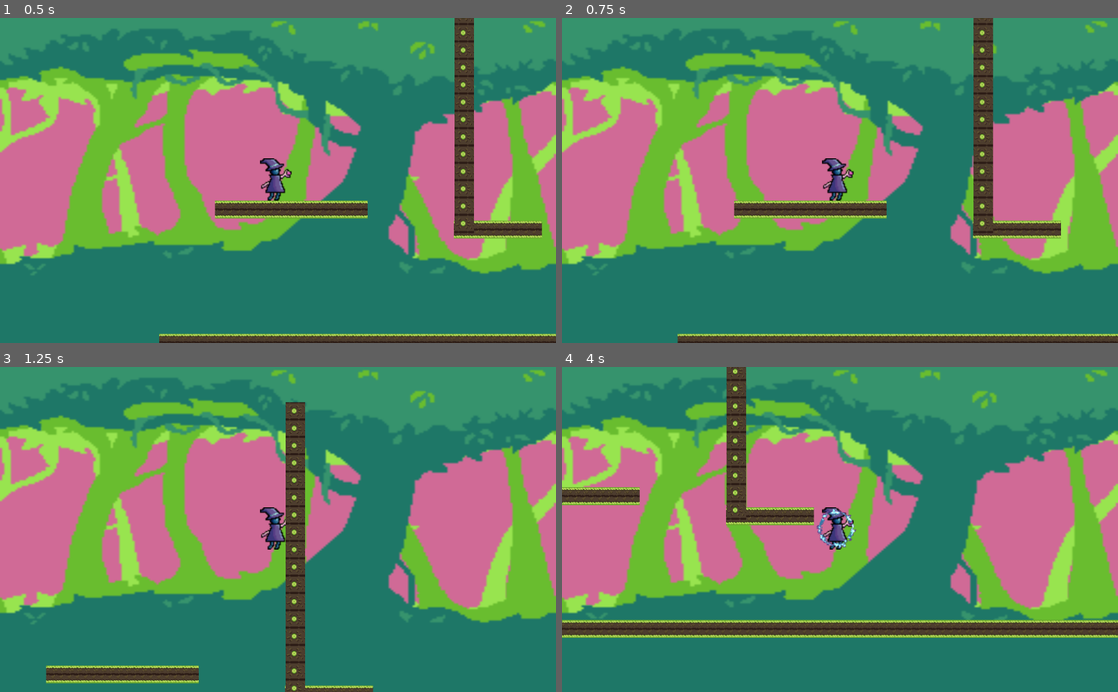
Above: before the commit, frames 1-4 (two rows, left to right).
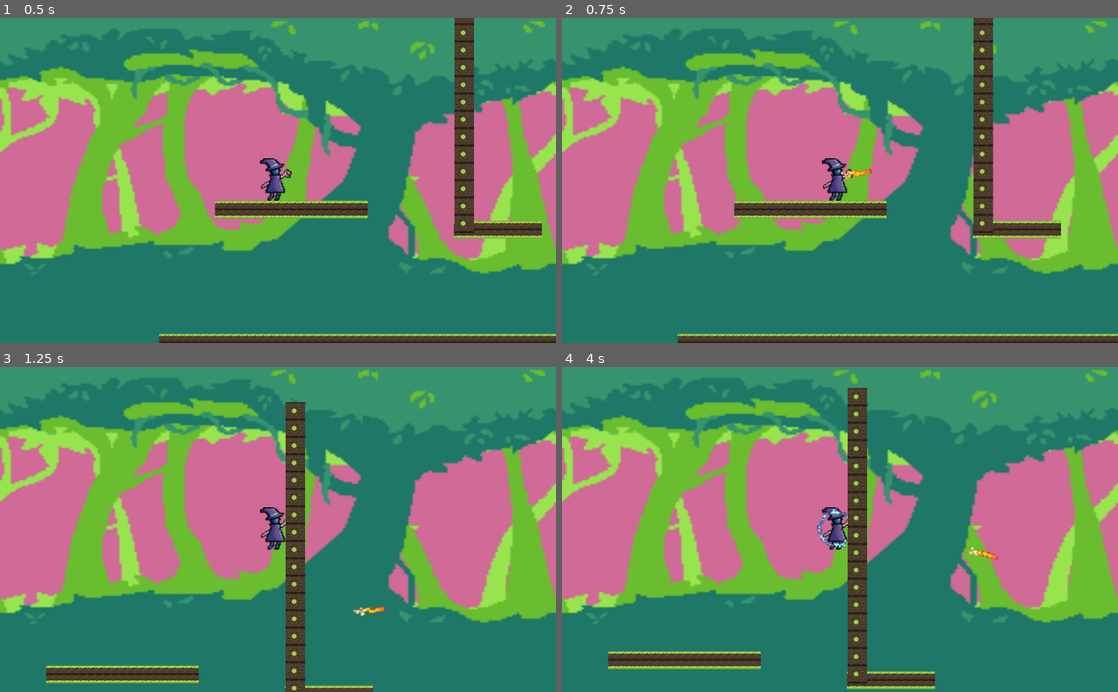
Above: after the commit, the same moments.

Repository: msotozuniga/Memo
Game: Godot game, scene res://scenes/l_i.tscn
Same seed, same stepped clock (60 frames per second), same inputs: the game is played once before the commit and once after it.
Inputs (mouse positions are in pixels of both pictures, inside the frame that each line leads up to):
- Up to frame 1 (0.5 s): no input
- Up to frame 2 (0.75 s): tap Enter at 0.5 s; move the mouse to (962, 164) at 0.52 s; hold D (move_right) from 0.53 s (still down); right-click (962, 164) at 0.6 s
- Up to frame 3 (1.25 s): keep holding D (move_right); tap Space (jump) at 0.77 s; click (400, 513) at 0.8 s
- Up to frame 4 (4 s): move the mouse to (728, 545) at 1.27 s; click (728, 545) at 1.35 s; tap Space (jump) at 1.52, 3.02, 3.77 s; right-click (728, 545) at 1.55 s; move the mouse to (895, 458) at 2.02 s; release D (move_right) at 2.03 s; hold A (move_left) 2.03-2.78 s; right-click (895, 458) at 2.1 s; click (895, 458) at 2.3 s; move the mouse to (812, 594) at 2.77 s; hold D (move_right) from 2.78 s (still down); click (812, 594) at 2.85 s; right-click (812, 594) at 3.05 s; move the mouse to (1006, 578) at 3.52 s; right-click (1006, 578) at 3.6 s; click (1006, 578) at 3.8 s

Frame 1 is identical in both runs. In frame 2, less than 0.1% of the frame differs, in the area x 50-56%, y 46-50%; in frame 3, 0.1%; in frame 4, 14%, in the area x 0-100%, y 0-100%.
Error before the commit: Attempt to call function 'set_one_shot' in base 'null instance' on a null instance. (res://scripts/player.gd:17)

Commit message:
Disparar fuego

Diff:
--- a/scenes/camera_l1.tscn
+++ b/scenes/camera_l1.tscn
@@ -1,8 +1,9 @@
 [gd_scene load_steps=9 format=2]
 
-[ext_resource path="res://sprites/forest/2.png" type="Texture" id=1]
-[ext_resource path="res://sprites/forest/1.png" type="Texture" id=2]
-[ext_resource path="res://sprites/forest/3.png" type="Texture" id=3]
+[ext_resource path="res://sprites/scenery/2.png" type="Texture" id=1]
+[ext_resource path="res://sprites/scenery/1.png" type="Texture" id=2]
+[ext_resource path="res://sprites/scenery/3.png" type="Texture" id=3]
+
 
 [sub_resource type="CameraTexture" id=1]
 
--- /dev/null
+++ b/scenes/fire_projectile.tscn
@@ -0,0 +1,45 @@
+[gd_scene load_steps=5 format=2]
+
+[ext_resource path="res://sprites/vfx/prt/fire_ball.png" type="Texture" id=1]
+[ext_resource path="res://scripts/fire_projectile.gd" type="Script" id=2]
+
+[sub_resource type="CapsuleShape2D" id=1]
+radius = 11.0141
+height = 44.0327
+
+[sub_resource type="Animation" id=2]
+resource_name = "moving"
+length = 1.03333
+loop = true
+step = 0.0166667
+tracks/0/type = "value"
+tracks/0/path = NodePath("Sprite:frame")
+tracks/0/interp = 1
+tracks/0/loop_wrap = true
+tracks/0/imported = false
+tracks/0/enabled = true
+tracks/0/keys = {
+"times": PoolRealArray( 0, 0.0166667, 0.0333333, 0.05, 0.0666667, 0.0833333, 0.1, 0.116667, 0.133333, 0.15, 0.166667, 0.183333, 0.2, 0.216667, 0.233333, 0.25, 0.266667, 0.283333, 0.3, 0.316667, 0.333333, 0.35, 0.366667, 0.383333, 0.4, 0.416667, 0.433333, 0.45, 0.466667, 0.483333, 0.5, 0.516667, 0.533333, 0.55, 0.566667, 0.583333, 0.6, 0.616667, 0.633333, 0.65, 0.666667, 0.683333, 0.7, 0.716667, 0.733333, 0.75, 0.766667, 0.783333, 0.8, 0.816667, 0.833333, 0.85, 0.866667, 0.883333, 0.9, 0.916667, 0.933333, 0.95, 0.966667, 0.983333, 1, 1.01667 ),
+"transitions": PoolRealArray( 1, 1, 1, 1, 1, 1, 1, 1, 1, 1, 1, 1, 1, 1, 1, 1, 1, 1, 1, 1, 1, 1, 1, 1, 1, 1, 1, 1, 1, 1, 1, 1, 1, 1, 1, 1, 1, 1, 1, 1, 1, 1, 1, 1, 1, 1, 1, 1, 1, 1, 1, 1, 1, 1, 1, 1, 1, 1, 1, 1, 1, 1 ),
+"update": 1,
+"values": [ 0, 1, 2, 3, 4, 5, 6, 7, 8, 9, 10, 11, 12, 13, 14, 15, 16, 17, 18, 19, 20, 21, 22, 23, 24, 25, 26, 27, 28, 29, 30, 31, 32, 33, 34, 35, 36, 37, 38, 39, 40, 41, 42, 43, 44, 45, 46, 47, 48, 49, 50, 51, 52, 53, 54, 55, 56, 57, 58, 59, 59, 59 ]
+}
+
+[node name="Area2D" type="Area2D"]
+rotation = -1.06291
+angular_damp = 0.0
+script = ExtResource( 2 )
+
+[node name="CollisionShape2D" type="CollisionShape2D" parent="."]
+position = Vector2( -1.18921, 0 )
+rotation = 1.5708
+shape = SubResource( 1 )
+
+[node name="Sprite" type="Sprite" parent="."]
+position = Vector2( 1.18932, -2.97301 )
+scale = Vector2( 1.52028, 1.24156 )
+texture = ExtResource( 1 )
+hframes = 60
+
+[node name="flying" type="AnimationPlayer" parent="."]
+anims/moving = SubResource( 2 )
--- a/scenes/l_i.tscn
+++ b/scenes/l_i.tscn
@@ -2,8 +2,8 @@
 
 [ext_resource path="res://scenes/player.tscn" type="PackedScene" id=1]
 [ext_resource path="res://scripts/player.gd" type="Script" id=2]
-[ext_resource path="res://sprites/forest/tiles_3.png" type="Texture" id=3]
-[ext_resource path="res://sprites/forest/tiles_2.png" type="Texture" id=4]
+[ext_resource path="res://sprites/scenery/tiles_3.png" type="Texture" id=3]
+[ext_resource path="res://sprites/scenery/tiles_2.png" type="Texture" id=4]
 [ext_resource path="res://scenes/camera_l1.tscn" type="PackedScene" id=5]
 
 [sub_resource type="RectangleShape2D" id=1]
--- a/scenes/player.tscn
+++ b/scenes/player.tscn
@@ -1,13 +1,13 @@
 [gd_scene load_steps=6 format=2]
 
 [ext_resource path="res://sprites/Diseño de Personaje-2.png" type="Texture" id=1]
-[ext_resource path="res://sprites/vfx/GameFXexport/SPRITESHEET_Files/IceCast_96x96.png" type="Texture" id=2]
+[ext_resource path="res://sprites/vfx/prt/parry_shield.png" type="Texture" id=2]
 
 [sub_resource type="CapsuleShape2D" id=1]
 radius = 18.9411
 height = 41.4726
 
-[sub_resource type="Animation" id=3]
+[sub_resource type="Animation" id=2]
 resource_name = "parry_sprite"
 length = 0.31
 step = 0.015
@@ -80,11 +80,8 @@
 
 [node name="parry_box" type="CollisionShape2D" parent="parry_body"]
 position = Vector2( -7.41626, -2.11894 )
-shape = SubResource( 2 )
+shape = SubResource( 3 )
 disabled = true
-__meta__ = {
-"_edit_lock_": true
-}
 
 [node name="parry_sprite" type="Sprite" parent="parry_body"]
 visible = false
--- /dev/null
+++ b/scripts/fire_projectile.gd
@@ -0,0 +1,6 @@
+extends Area2D
+var speed = 750
+
+func _physics_process(delta):
+	position += transform.x * speed * delta
+	$flying.play('moving')
--- a/scripts/player.gd
+++ b/scripts/player.gd
@@ -7,16 +7,17 @@
 var timer
 var fly_mode
 var fly_charge
+var proyectile
 
 # Called when the node enters the scene tree for the first time.
 func _ready():
 	lineal_vel =Vector2()
 	speed = 500
 	gravity = 25
-	timer = get_node("vuelo")
+	proyectile = preload("res://scenes/fire_projectile.tscn")
+	timer = get_node("fly")
 	timer.set_one_shot(true)
 	timer.set_wait_time(1)
-	#timer.connect("timeout",self,"_fin_vuelo")
 	fly_mode = false
 	fly_charge = true
 
@@ -36,6 +37,10 @@
 	# Parry
 	if Input.is_action_just_pressed("parry"):
 		parry()
+
+	# Magic
+	if Input.is_action_just_pressed("magic"):
+		throwMagic()
 
 
 	# Vuelo
@@ -63,8 +68,14 @@
 
 func parry():
 	$animation.play("parry_sprite")
-	print("parry")
 	pass
+
+func throwMagic():
+	var b = proyectile.instance()
+	b.global_position = self.global_position
+	b.rotation = (get_global_mouse_position()-b.global_position).angle()
+	owner.add_child(b)
+
 
 # Called every frame. 'delta' is the elapsed time since the previous frame.
 #func _process(delta):
--- /dev/null
+++ b/scripts/static_turret.gd
@@ -0,0 +1,16 @@
+extends StaticBody2D
+
+
+# Declare member variables here. Examples:
+# var a = 2
+# var b = "text"
+
+
+# Called when the node enters the scene tree for the first time.
+func _ready():
+	pass # Replace with function body.
+
+
+# Called every frame. 'delta' is the elapsed time since the previous frame.
+#func _process(delta):
+#	pass
Not shown: 2 places in scenes/player.tscn that only renumber resources
Renamed: sprites/forest/0.png -> sprites/scenery/0.png
Not shown, changed: sprites/scenery/0.png.import
Renamed: sprites/forest/1.png -> sprites/scenery/1.png
Not shown, changed: sprites/scenery/1.png.import
Renamed: sprites/forest/2.png -> sprites/scenery/2.png
Not shown, changed: sprites/scenery/2.png.import
Renamed: sprites/forest/3.png -> sprites/scenery/3.png
Not shown, changed: sprites/scenery/3.png.import
Renamed: sprites/forest/4.png -> sprites/scenery/4.png
Not shown, changed: sprites/scenery/4.png.import
Renamed: sprites/forest/tile_1.png -> sprites/scenery/tile_1.png
(and 11 more such lines)
